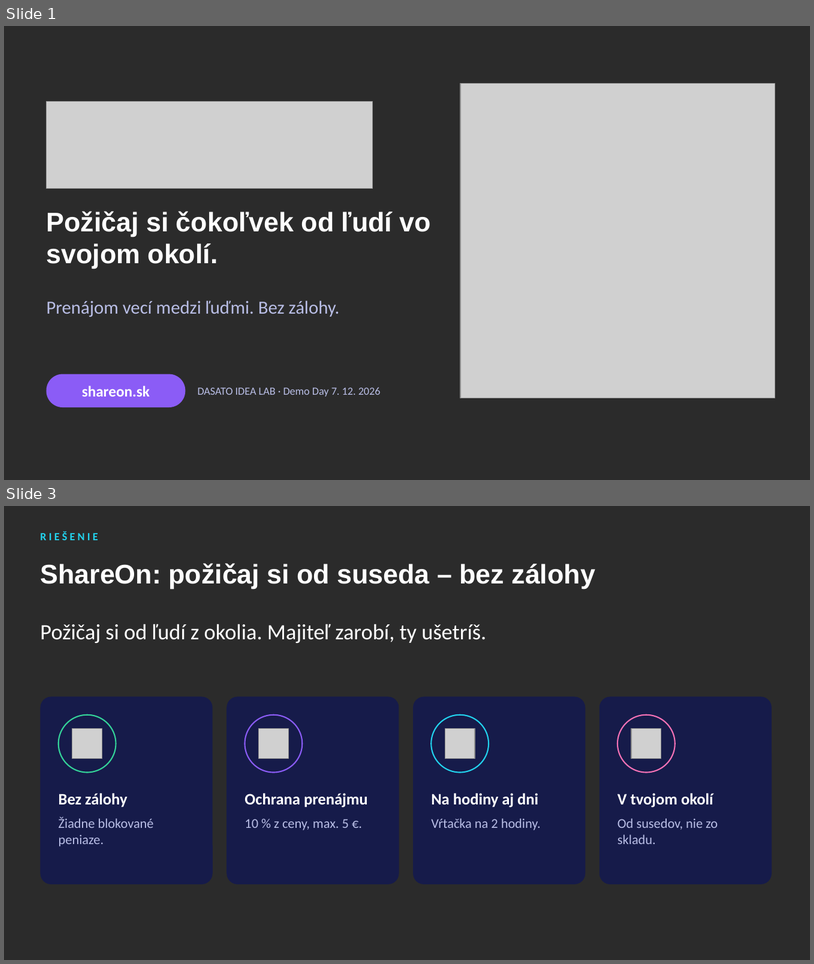
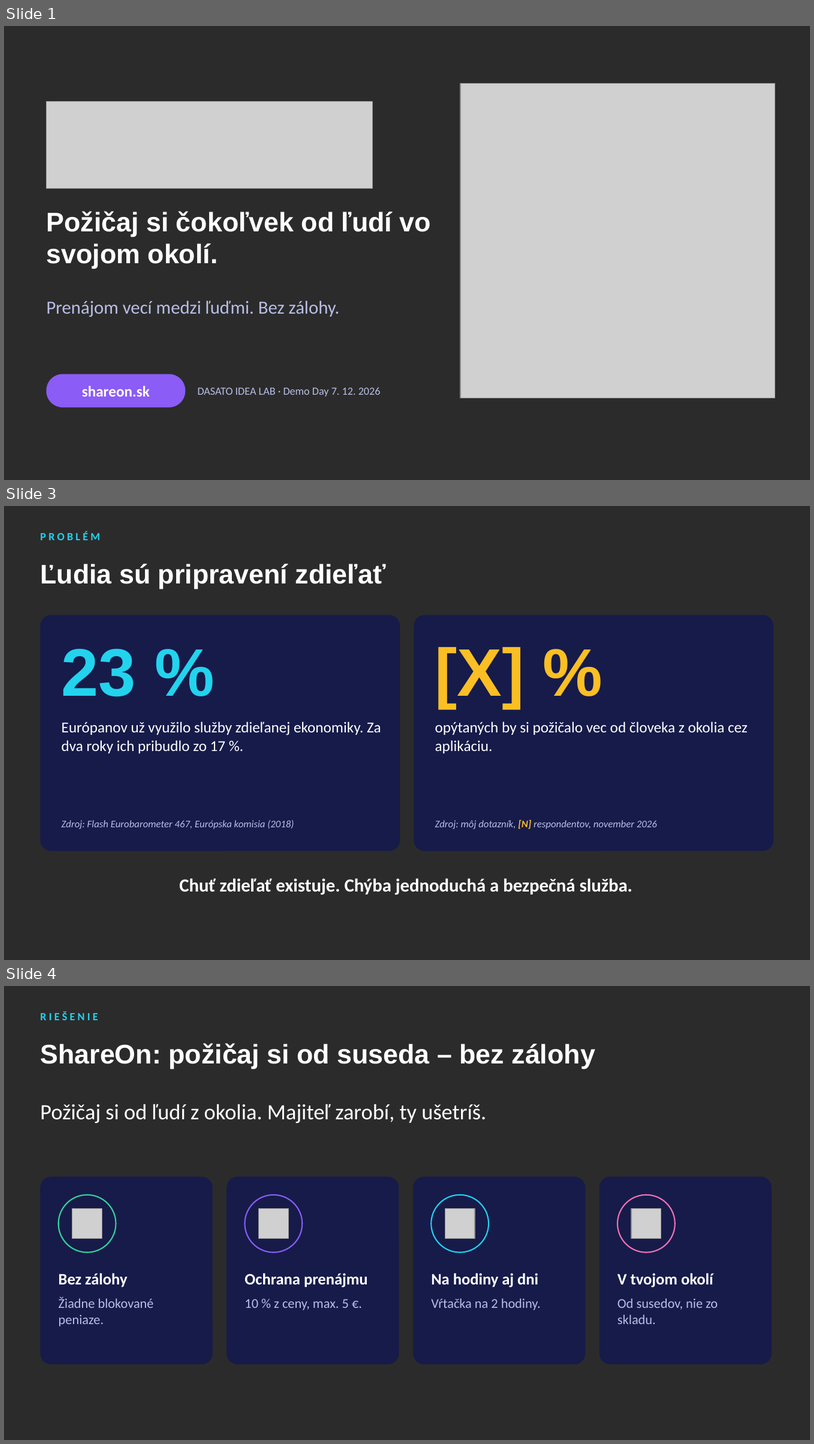
Before and after one commit to samueljurik5-web/shareon, a slide deck: docs/pitch/ShareOn-pitch-deck.pptx. Shown one above the other, each under a label of ours: slides 1 and 3 before the commit, slides 1, 3 and 4 after it; the slides between them are not shown. The pictures are 814x964 and 814x1444 pixels, drawn with LibreOffice and Linux fonts; fonts in the diff are those of the drawing; grey boxes stand for pictures; background and template pictures are left out; a plain dark background stands for a picture behind light text. Boxes give left, top, right and bottom in pixels: in the first picture for what was removed or moved away, otherwise in the second. Text is boxed around its words. In the diff, an @@ line names an element or a change of style, - is before the commit and + after.

```diff
--- a/docs/pitch/ShareOn-pitch-deck.pptx
+++ b/docs/pitch/ShareOn-pitch-deck.pptx
@@ slide 3 added at (4, 506, 810, 960), background picture (left out) @@
@@ text added at (40, 531, 100, 540), 13 pt, text #22D3EE, bold @@
+PROBLÉM
@@ title added at (40, 564, 386, 589), 32 pt, text #FFFFFF, bold @@
+Ľudia sú pripravení zdieľať
@@ rounded rectangle added at (40, 615, 400, 851), fill #161B4A @@
@@ rounded rectangle added at (414, 615, 774, 851), fill #161B4A @@
@@ text added at (62, 649, 137, 697), 80 pt, text #22D3EE, bold @@
+23 %
@@ text added at (435, 647, 525, 708), 80 pt, text #FBBF24, bold @@
+[X] %
@@ text added at (62, 721, 381, 753), 18 pt, text #FFFFFF @@
+Európanov už využilo služby zdieľanej ekonomiky. Za dva roky ich pribudlo zo 17 %.
@@ text added at (435, 721, 748, 753), 18 pt, text #FFFFFF @@
+opýtaných by si požičalo vec od človeka z okolia cez aplikáciu.
@@ text added at (62, 820, 294, 829), 12 pt, text #B9BEE6, italic @@
+Zdroj: Flash Eurobarometer 467, Európska komisia (2018)
@@ text added at (435, 819, 657, 829), 12 pt, text #B9BEE6, italic @@
+Zdroj: môj dotazník, [N] respondentov, november 2026
@@ text added at (179, 878, 633, 894), 22 pt, text #FFFFFF, bold @@
+Chuť zdieľať existuje. Chýba jednoduchá a bezpečná služba.
@@ what was slide 3 is now slide 4 @@
```
Also in this commit, not shown: 4 slides changed, 5 other slides added, 2 slides removed, 1 other file.
